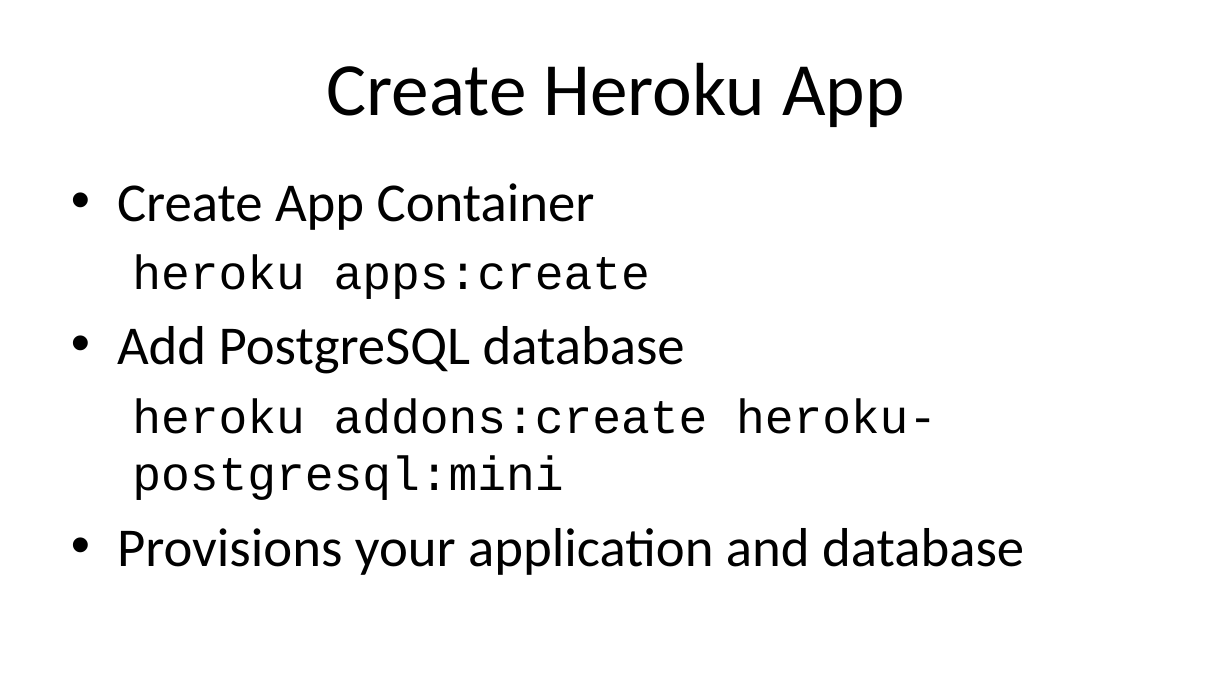
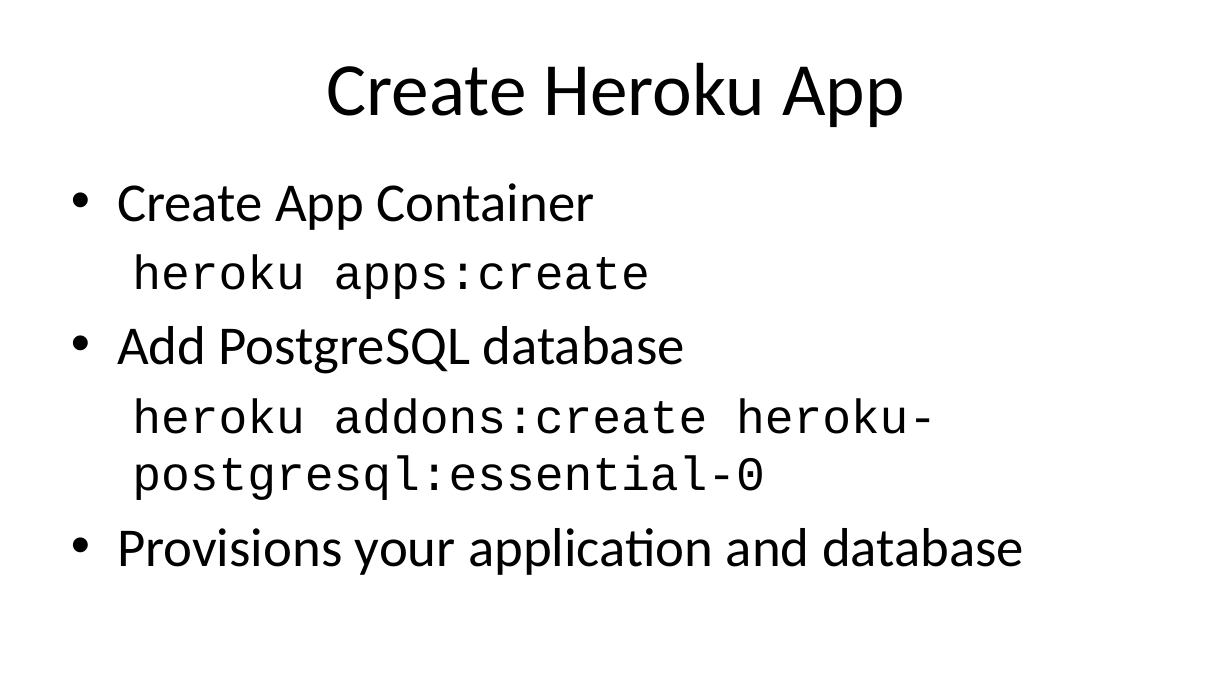
Before and after one commit to drb80/WebAppDev, a slide deck: slide 64 of Slides/Chapter05.pptx. Drawn at 1232x693 pixels with LibreOffice and Linux fonts; fonts in the diff are those of the drawing; background and template pictures are left out. Boxes give left, top, right and bottom in pixels: in the first picture for what was removed or moved away, otherwise in the second. Text is boxed around its words. In the diff, an @@ line names an element or a change of style, - is before the commit and + after.

```diff
--- a/Slides/Chapter05.pptx
+++ b/Slides/Chapter05.pptx
@@ text at box(132, 398, 937, 500): text changed @@
-  heroku addons:create heroku-postgresql:mini
+  heroku addons:create heroku-postgresql:essential-0
```
Also in this commit, not shown: 1 other slide changed, 2 other files.
